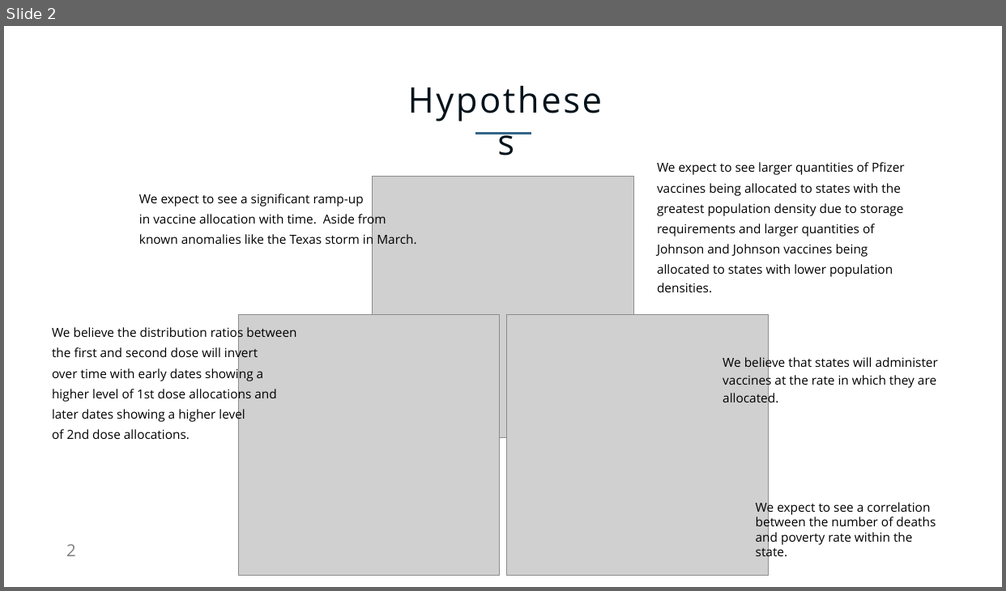
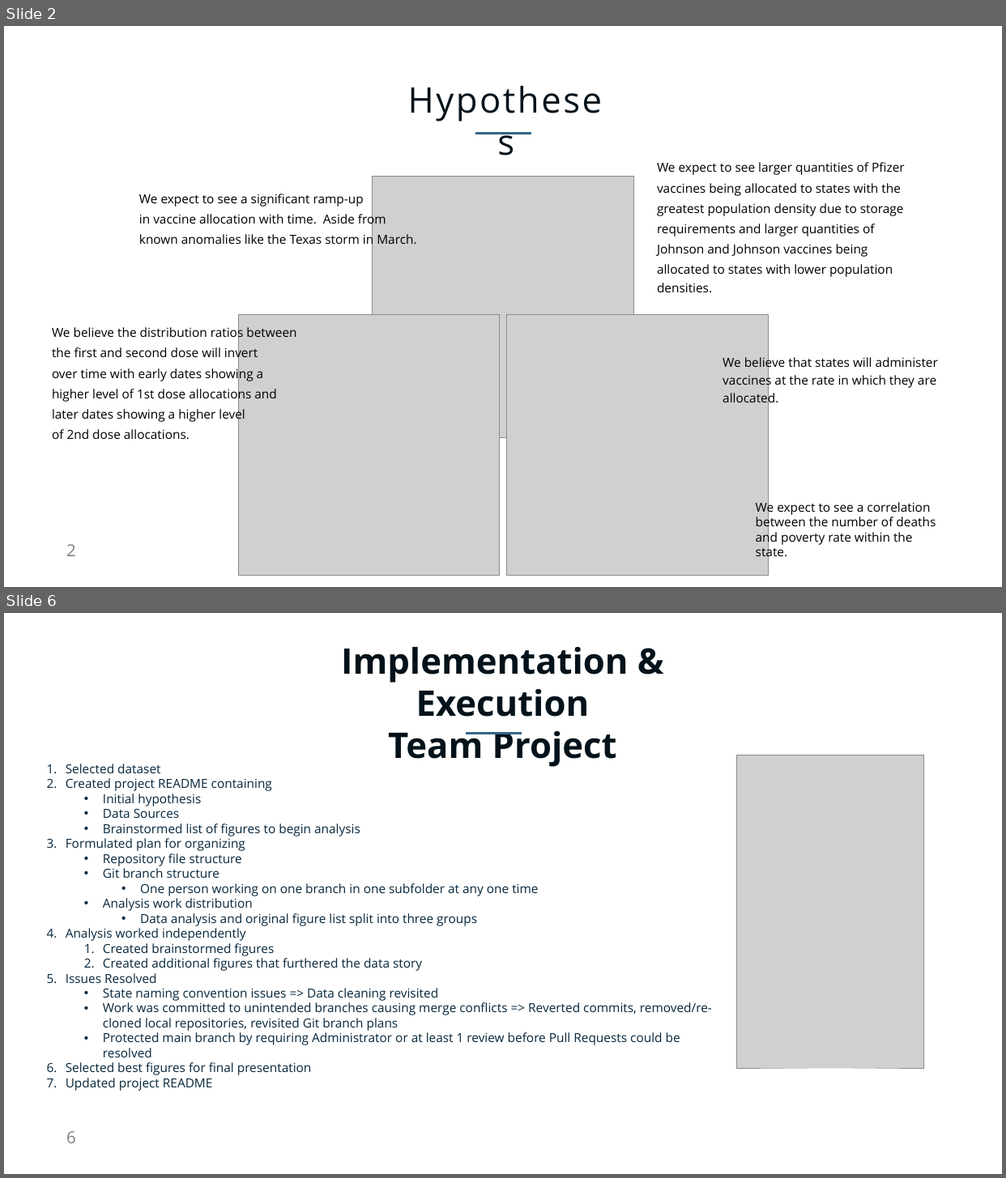
Before and after one commit to AnneNiemiec/Project_One, a slide deck: presentation/Project_one.pptx. Shown one above the other, each under a label of ours: slide 2 before the commit, slides 2 and 6 after it; the slides between them are not shown. The pictures are 1006x591 and 1006x1178 pixels, drawn with LibreOffice and Linux fonts; fonts in the diff are those of the drawing; grey boxes stand for pictures. Boxes give left, top, right and bottom in pixels: in the first picture for what was removed or moved away, otherwise in the second. Text is boxed around its words. In the diff, an @@ line names an element or a change of style, - is before the commit and + after.

```diff
--- a/presentation/Project_one.pptx
+++ b/presentation/Project_one.pptx
@@ slide 6 added at (x1=4, y1=613, x2=1002, y2=1174), background #FFFFFF; not listed: 1 template element that a slide beside it also shows @@
@@ text added at (x1=341, y1=647, x2=628, y2=767), 68 pt, text #03121A, bold @@
+Implementation & Execution
+Team Project
@@ line added from (467, 734) to (522, 734), #356689 3.6 pt @@
@@ picture added at (x1=736, y1=755, x2=923, y2=1068) @@
@@ text added at (x1=66, y1=764, x2=712, y2=1091), 24 pt, text #08273C @@
+1. Selected dataset
+2. Created project README containing
+  • Initial hypothesis
+  • Data Sources
+  • Brainstormed list of figures to begin analysis
+3. Formulated plan for organizing
+  • Repository file structure
+  • Git branch structure
+    • One person working on one branch in one subfolder at any one time
+  • Analysis work distribution
+    • Data analysis and original figure list split into three groups
+4. Analysis worked independently
+  1. Created brainstormed figures
+  2. Created additional figures that furthered the data story
+5. Issues Resolved
+  • State naming convention issues => Data cleaning revisited
+  • Work was committed to unintended branches causing merge conflicts => Reverted commits, removed/re-cloned local repositories, revisited Git branch plans
+  • Protected main branch by requiring Administrator or at least 1 review before Pull Requests could be resolved
+6. Selected best figures for final presentation
+7. Updated project README
@@ freeform shape added at (x1=976, y1=854, x2=977, y2=855), fill #9ED0F2 @@
```
Also in this commit, not shown: 7 slides changed, 6 other slides added, 5 slides removed, 2 other files.
